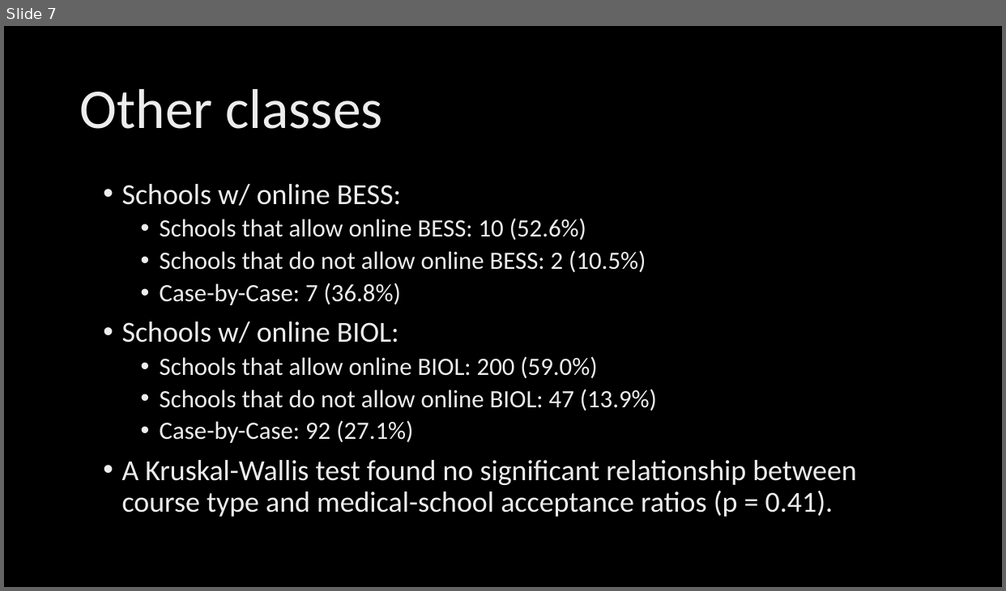
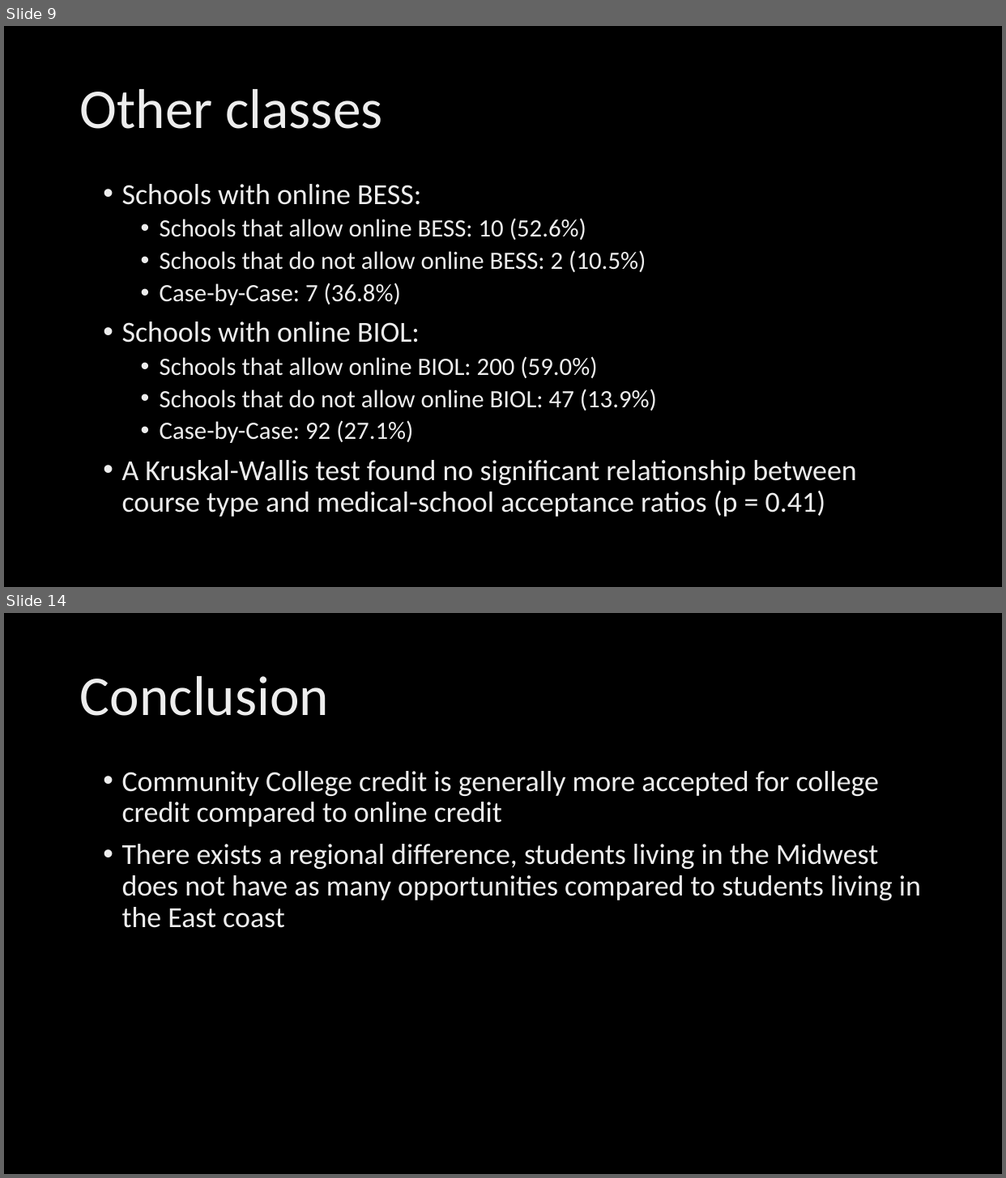
Before and after one commit to georgephung123/MSAR_Course_Consult, a slide deck: MSAR_Findings.pptx. Shown one above the other, each under a label of ours: slide 7 before the commit, slides 9 and 14 after it; the slides between them are not shown. The pictures are 1006x591 and 1006x1178 pixels, drawn with LibreOffice and Linux fonts; fonts in the diff are those of the drawing; background and template pictures are left out. Boxes give left, top, right and bottom in pixels: in the first picture for what was removed or moved away, otherwise in the second. Text is boxed around its words. In the diff, an @@ line names an element or a change of style, - is before the commit and + after.

```diff
--- a/MSAR_Findings.pptx
+++ b/MSAR_Findings.pptx
@@ slide 14 added at (x1=4, y1=613, x2=1002, y2=1174), background picture (left out) @@
@@ title added at (x1=80, y1=676, x2=329, y2=716), 54 pt, text gradient #BFBFBF to #EDEDED to #FFFFFF @@
+Conclusion
@@ text added at (x1=122, y1=771, x2=921, y2=928), 28 pt, text gradient #BFBFBF to #EDEDED to #FFFFFF @@
+• Community College credit is generally more accepted for college credit compared to online credit
+• There exists a regional difference, students living in the Midwest does not have as many opportunities compared to students living in the East coast
@@ what was slide 7 is now slide 9 @@
@@ slide 9 changed as well @@
@@ text at (x1=122, y1=184, x2=421, y2=205): text changed @@
-• Schools w/ online BESS:
+• Schools with online BESS:
@@ text at (x1=122, y1=322, x2=420, y2=343): text changed @@
-• Schools w/ online BIOL:
+• Schools with online BIOL:
@@ text at (x1=122, y1=460, x2=856, y2=517): text changed @@
-• A Kruskal-Wallis test found no significant relationship between course type and medical-school acceptance ratios (p = 0.41).
+• A Kruskal-Wallis test found no significant relationship between course type and medical-school acceptance ratios (p = 0.41)
```
Also in this commit, not shown: 7 other slides changed, 7 other slides added, 3 slides removed, 1 other file.
